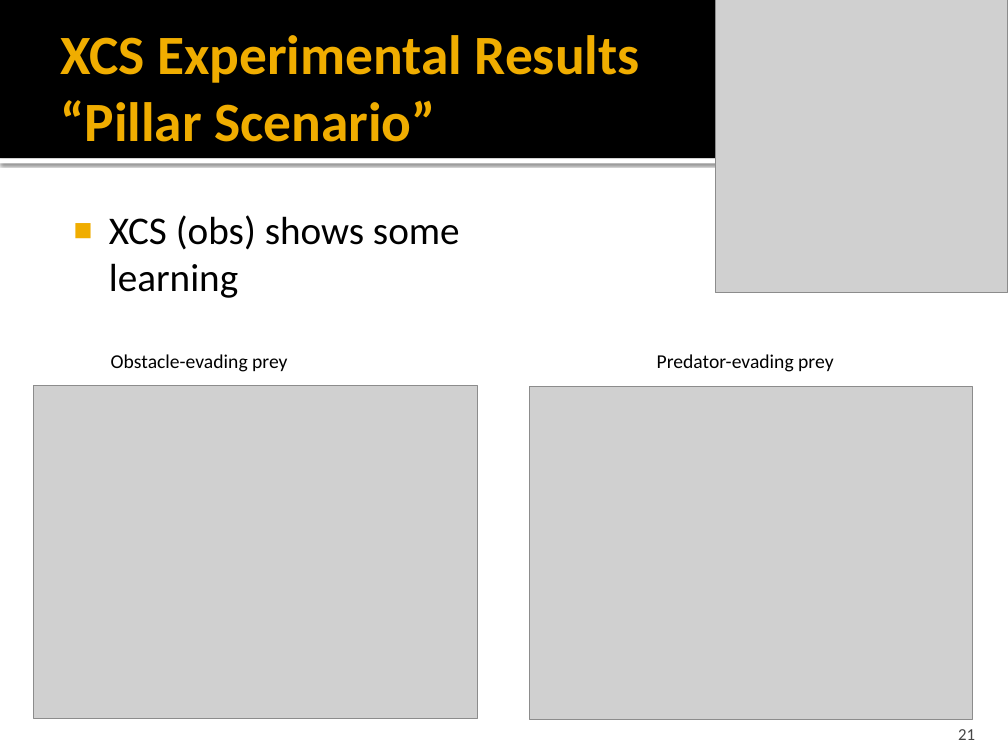
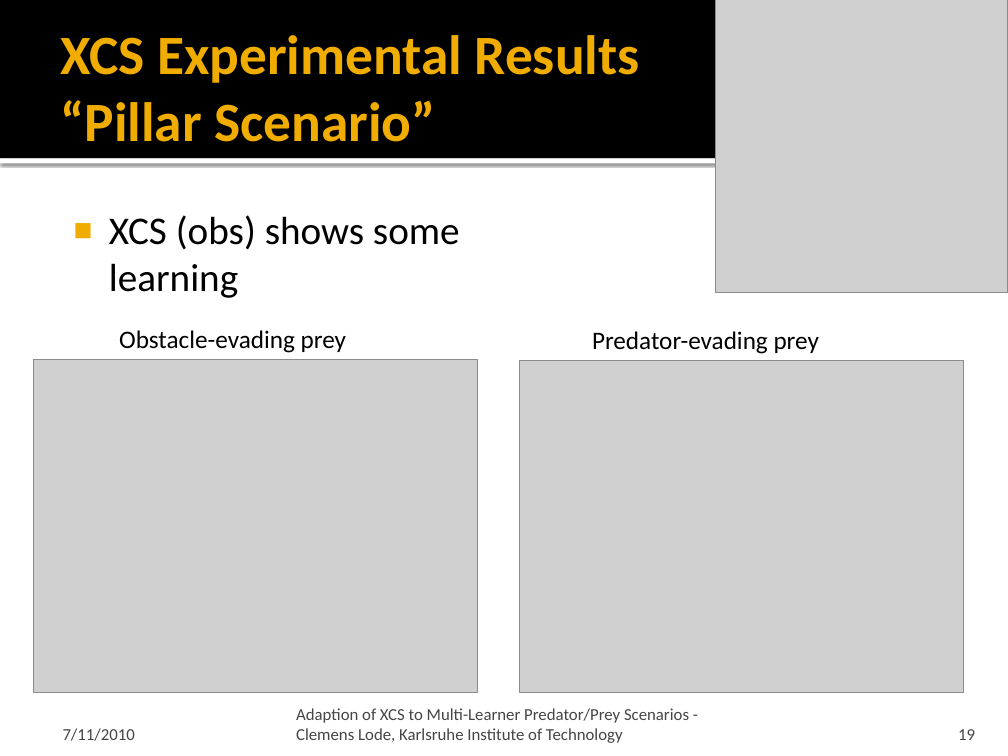
Before and after one commit to ClemensLode/GECCO-XCS-paper, a slide deck: slide 19 of Presentation/Adaption of XCS to Multi-Learner Predator.pptx (slide 21 before the commit). Drawn at 1008x756 pixels with LibreOffice and Linux fonts; fonts in the diff are those of the drawing; grey boxes stand for pictures. Boxes give left, top, right and bottom in pixels: in the first picture for what was removed or moved away, otherwise in the second. Text is boxed around its words. In the diff, an @@ line names an element or a change of style, - is before the commit and + after.

```diff
--- a/Presentation/Adaption of XCS to Multi-Learner Predator.pptx
+++ b/Presentation/Adaption of XCS to Multi-Learner Predator.pptx
@@ text "Obstacle-evading prey": place and size @@
-text "Obstacle-evading prey" at (111,354,287,372)
+text "Obstacle-evading prey" at (119,330,346,353)
@@ text "Obstacle-evading prey" at (119,330,346,353): size 14 to 18 pt @@
@@ text "Predator-evading prey" at (592,331,819,354): size 14 to 18 pt @@
@@ text "Predator-evading prey": place and size @@
-text "Predator-evading prey" at (657,354,833,372)
+text "Predator-evading prey" at (592,331,819,354)
@@ picture: place and size @@
-picture at (33,385,477,718)
+picture at (33,360,477,692)
@@ picture: place and size @@
-picture at (529,387,973,720)
+picture at (520,360,964,692)
@@ text added at (296,708,689,743), 12 pt, text #454545 @@
+Adaption of XCS to Multi-Learner Predator/Prey Scenarios - Clemens Lode, Karlsruhe Institute of Technology
@@ text added at (63,728,135,741), 12 pt, text #454545 @@
+7/11/2010
@@ page number at (958,729,975,740): text changed @@
-21
+19
```
Also in this commit, not shown: 37 other slides changed, 4 slides added, 4 slides removed, 1 other file.
